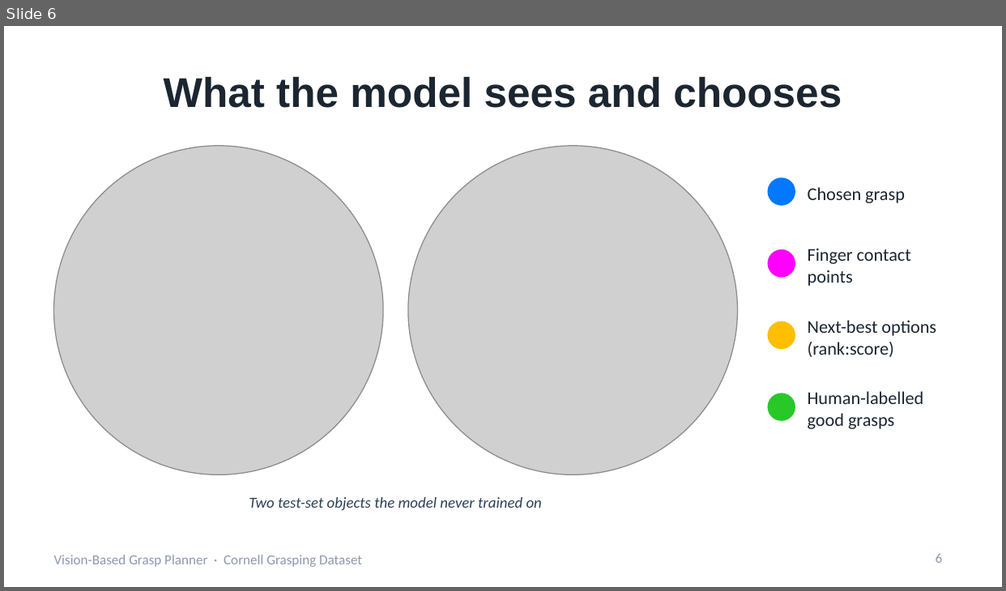
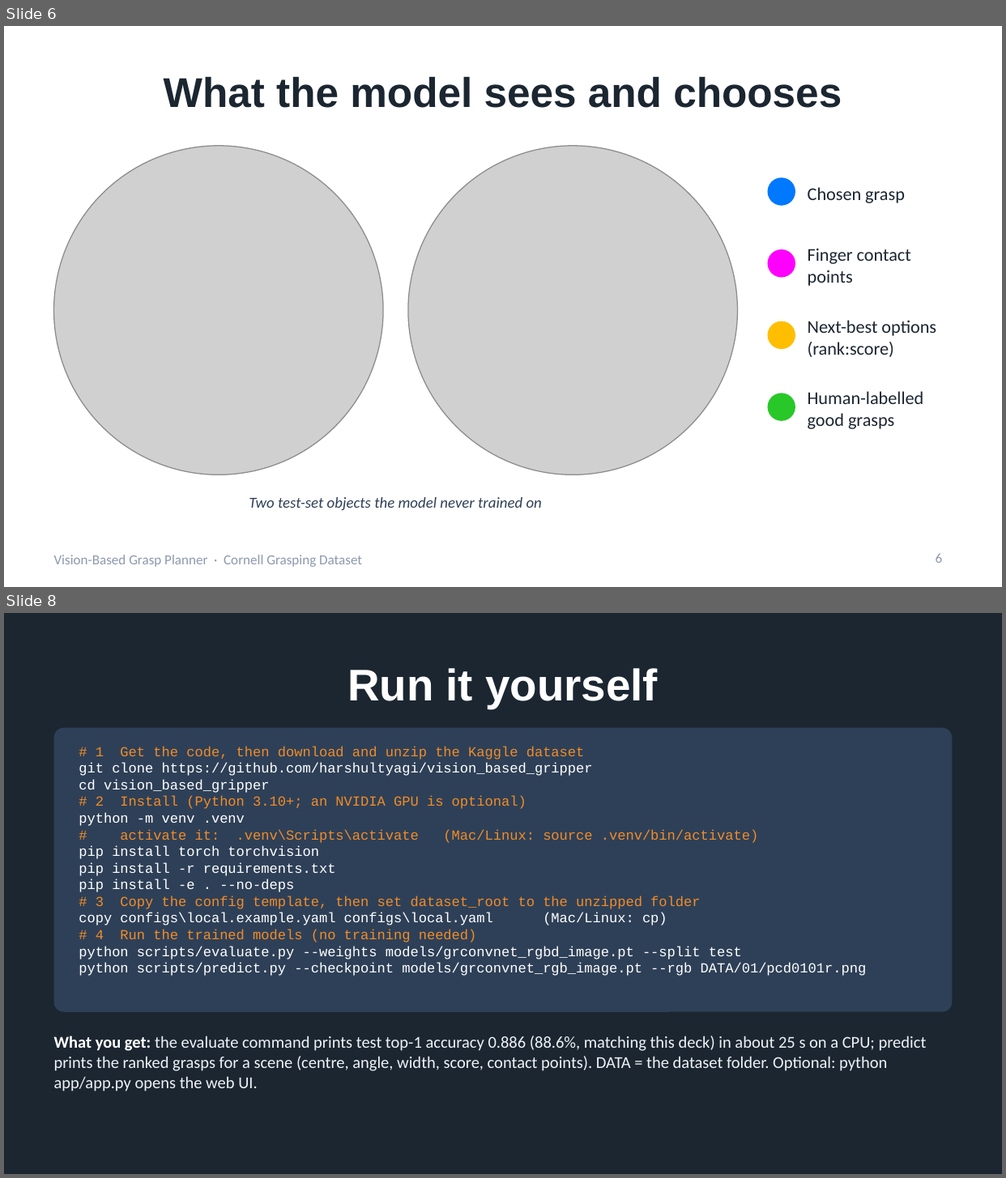
Before and after one commit to harshultyagi/vision_based_gripper, a slide deck: docs/presentation/Vision_Based_Grasp_Planner.pptx. Shown one above the other, each under a label of ours: slide 6 before the commit, slides 6 and 8 after it; the slides between them are not shown. The pictures are 1006x591 and 1006x1178 pixels, drawn with LibreOffice and Linux fonts; fonts in the diff are those of the drawing; grey boxes stand for pictures. Boxes give left, top, right and bottom in pixels: in the first picture for what was removed or moved away, otherwise in the second. Text is boxed around its words. In the diff, an @@ line names an element or a change of style, - is before the commit and + after.

```diff
--- a/docs/presentation/Vision_Based_Grasp_Planner.pptx
+++ b/docs/presentation/Vision_Based_Grasp_Planner.pptx
@@ slide 8 added at (x1=4, y1=613, x2=1002, y2=1174), background #1B2631 @@
@@ title added at (x1=347, y1=668, x2=658, y2=709), 32 pt, text #FFFFFF, bold @@
+Run it yourself
@@ rounded rectangle added at (x1=54, y1=728, x2=952, y2=1012), fill #2E4057 @@
@@ text added at (x1=79, y1=746, x2=867, y2=976), 10 pt, text #FFFFFF @@
+# 1 Get the code, then download and unzip the Kaggle dataset
+git clone https://github.com/harshultyagi/vision_based_gripper
+cd vision_based_gripper
+# 2 Install (Python 3.10+; an NVIDIA GPU is optional)
+python -m venv .venv
+# activate it: .venv\Scripts\activate (Mac/Linux: source .venv/bin/activate)
+pip install torch torchvision
+pip install -r requirements.txt
+pip install -e . --no-deps
+# 3 Copy the config template, then set dataset_root to the unzipped folder
+copy configs\local.example.yaml configs\local.yaml (Mac/Linux: cp)
+# 4 Run the trained models (no training needed)
+python scripts/evaluate.py --weights models/grconvnet_rgbd_image.pt --split test
+python scripts/predict.py --checkpoint models/grconvnet_rgb_image.pt --rgb DATA/01/pcd0101r.png
@@ text added at (x1=54, y1=1036, x2=927, y2=1092), 12 pt, text #EEF2F5 @@
+What you get: the evaluate command prints test top-1 accuracy 0.886 (88.6%, matching this deck) in about 25 s on a CPU; predict prints the ranked grasps for a scene (centre, angle, width, score, contact points). DATA = the dataset folder. Optional: python app/app.py opens the web UI.
```
Also in this commit, not shown: 1 slide changed, 4 other files.
